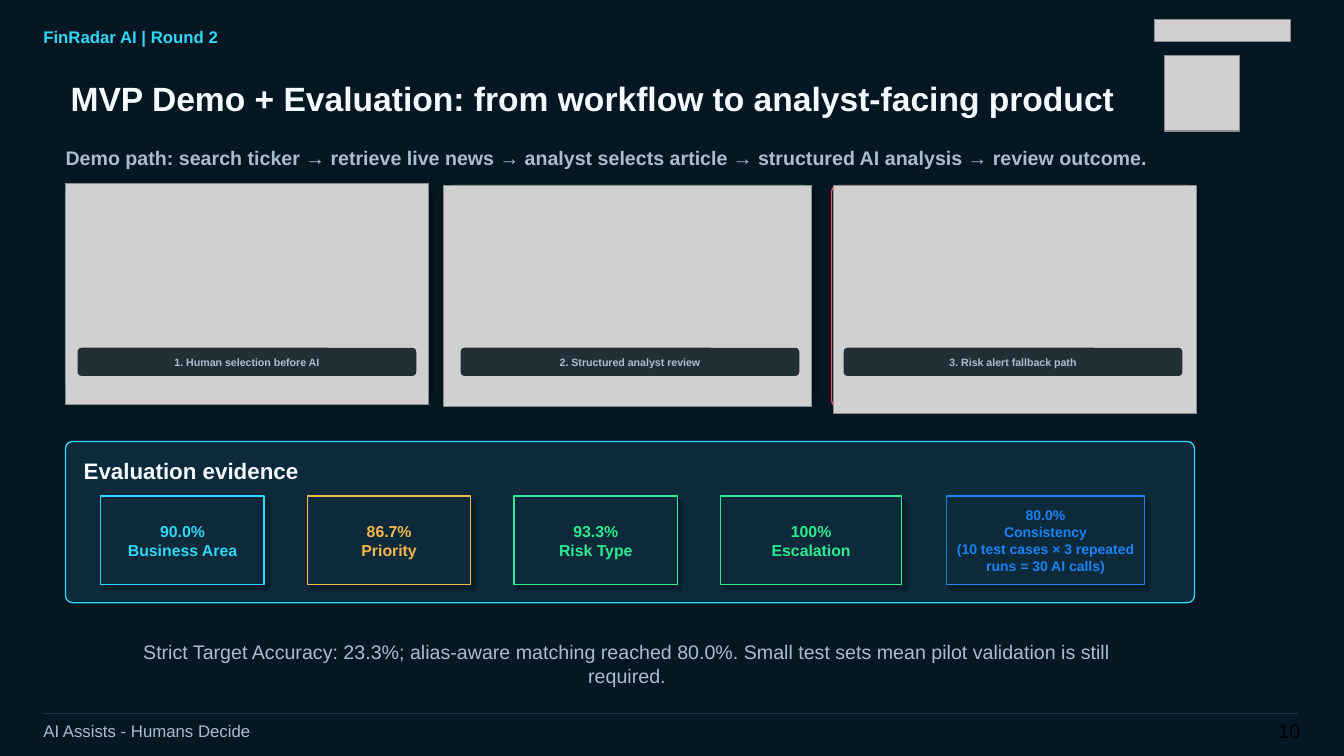
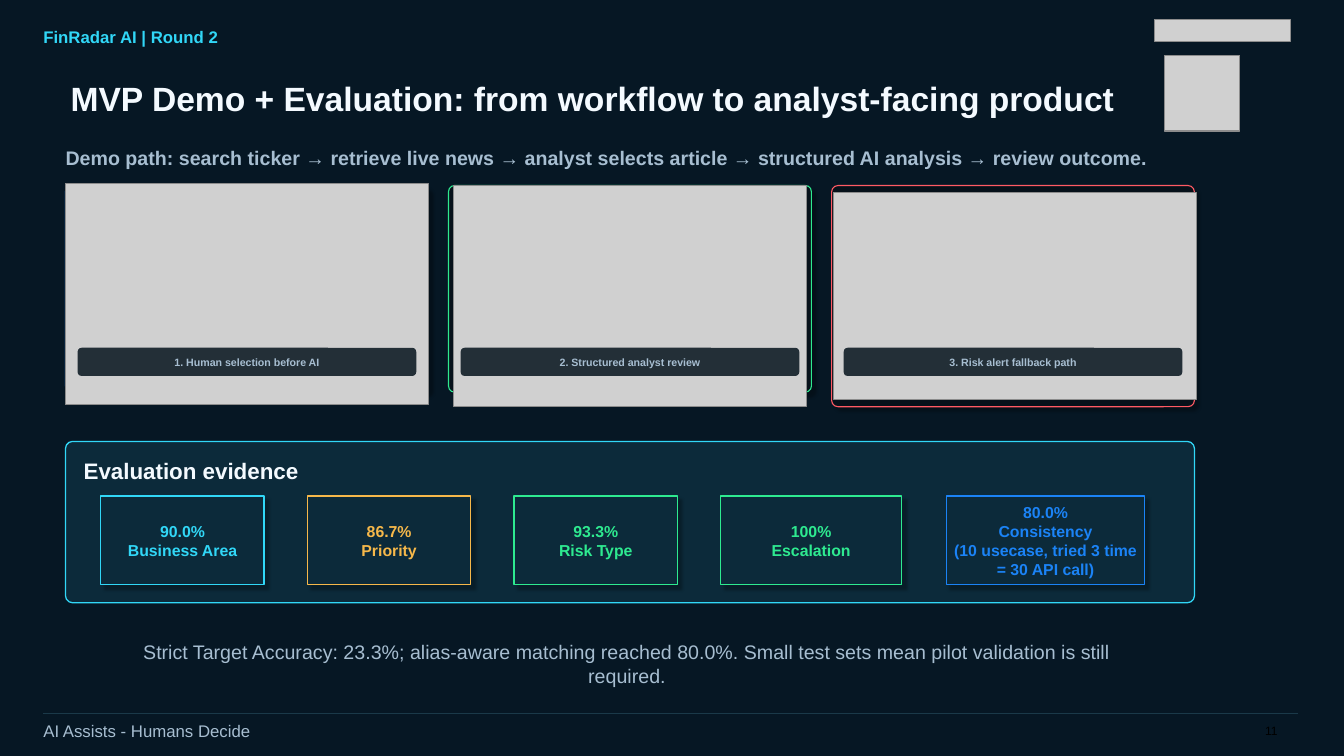
Before and after one commit to Parisa-QA/Capstone, a slide deck: slide 11 of presentation/FinRadar_AI_Round2_MVP_Parisa_Friday.pptx (slide 10 before the commit). Drawn at 1344x756 pixels with LibreOffice and Linux fonts; fonts in the diff are those of the drawing; grey boxes stand for pictures. Boxes give left, top, right and bottom in pixels: in the first picture for what was removed or moved away, otherwise in the second. Text is boxed around its words. In the diff, an @@ line names an element or a change of style, - is before the commit and + after.

```diff
--- a/presentation/FinRadar_AI_Round2_MVP_Parisa_Friday.pptx
+++ b/presentation/FinRadar_AI_Round2_MVP_Parisa_Friday.pptx
@@ picture: place and size @@
-picture at (444, 186, 812, 406)
+picture at (454, 186, 807, 406)
@@ picture: place and size @@
-picture at (834, 186, 1197, 413)
+picture at (834, 193, 1197, 399)
@@ text in rectangle at (999, 507, 1093, 541): size 10 to 11.3 pt in "80.0%", "Consistency" @@
@@ text in rectangle at (954, 544, 1137, 579): text changed; size 10 to 11.3 pt @@
-(10 test cases × 3 repeated runs = 30 AI calls)
+(10 usecase, tried 3 time
+= 30 API call)
```
Also in this commit, not shown: 10 other slides changed, 1 slide added, 1 other file.
